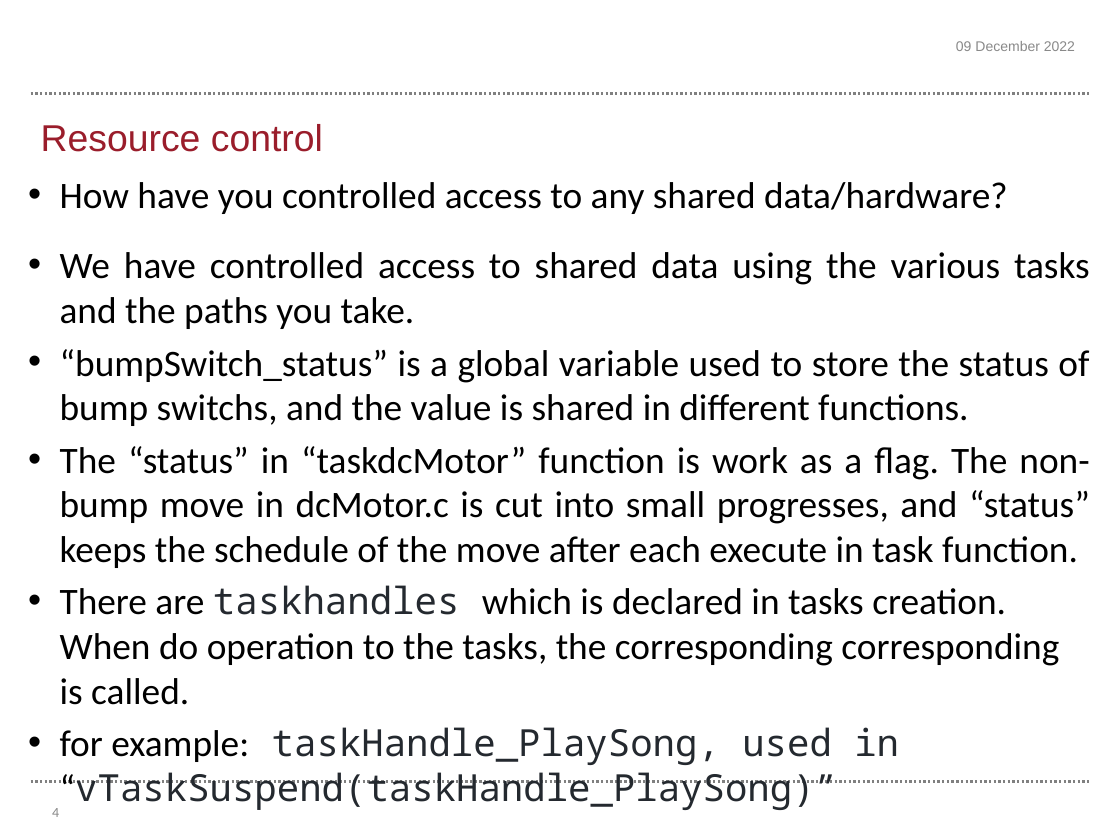
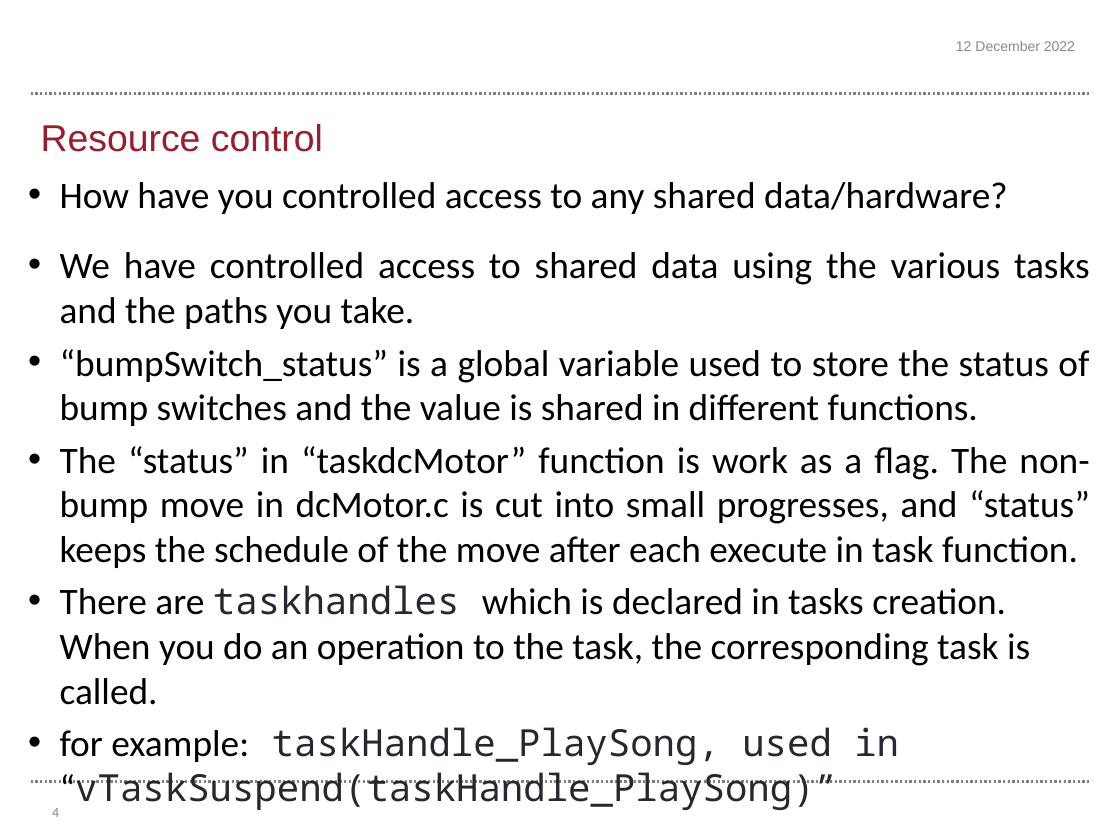
Before and after one commit to ksudra/robot, a slide deck: slide 4 of Template final assessment - Task 2(3).pptx. Drawn at 1120x840 pixels with LibreOffice and Linux fonts; fonts in the diff are those of the drawing; background and template pictures are left out. Boxes give left, top, right and bottom in pixels: in the first picture for what was removed or moved away, otherwise in the second. Text is boxed around its words. In the diff, an @@ line names an element or a change of style, - is before the commit and + after.

```diff
--- a/Template final assessment - Task 2(3).pptx
+++ b/Template final assessment - Task 2(3).pptx
@@ text at box(956, 41, 1075, 51): text changed @@
-09 December 2022
+12 December 2022
@@ text at box(60, 349, 1089, 426): text changed @@
-• “bumpSwitch_status” is a global variable used to store the status of bump switchs, and the value is shared in different functions.
+• “bumpSwitch_status” is a global variable used to store the status of bump switches and the value is shared in different functions.
@@ text at box(60, 585, 1030, 705): text changed @@
-• There are taskhandles which is declared in tasks creation. When do operation to the tasks, the corresponding corresponding is called.
+• There are taskhandles which is declared in tasks creation. When you do an operation to the task, the corresponding task is called.
```
Also in this commit, not shown: 4 other slides changed.
